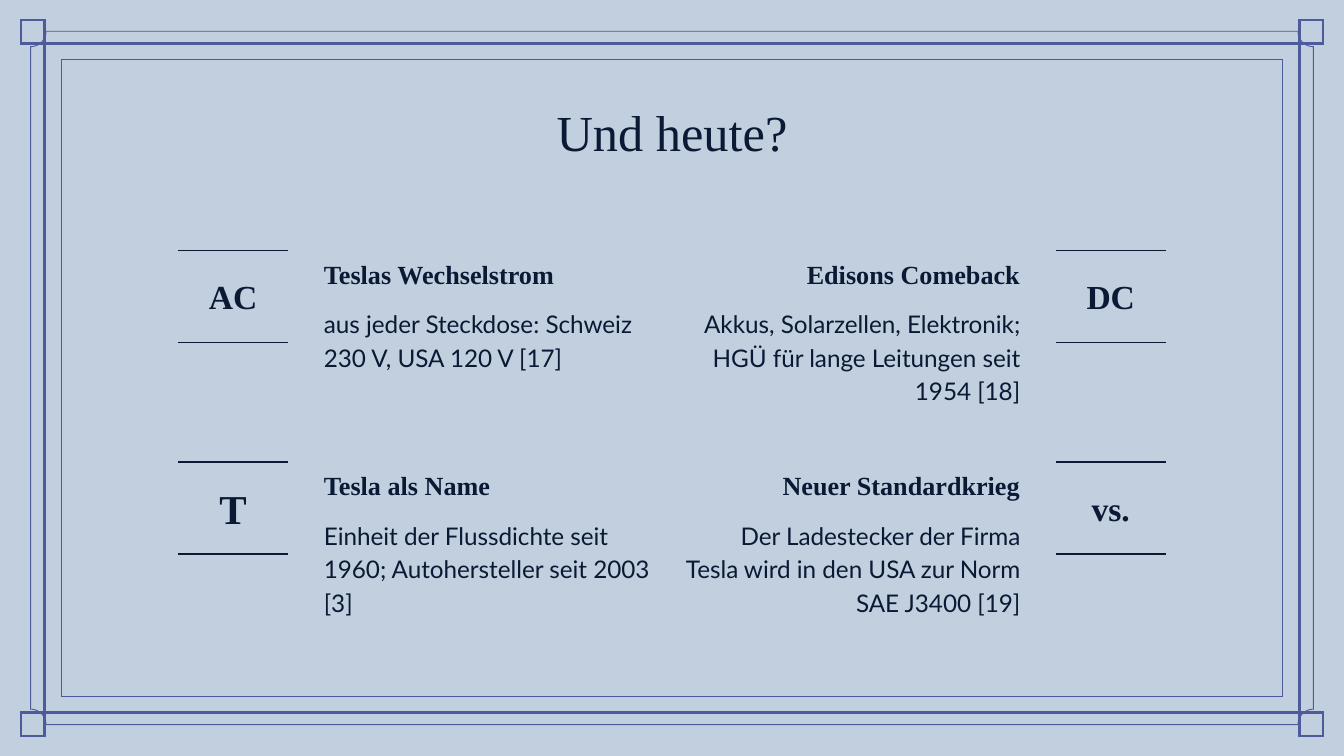
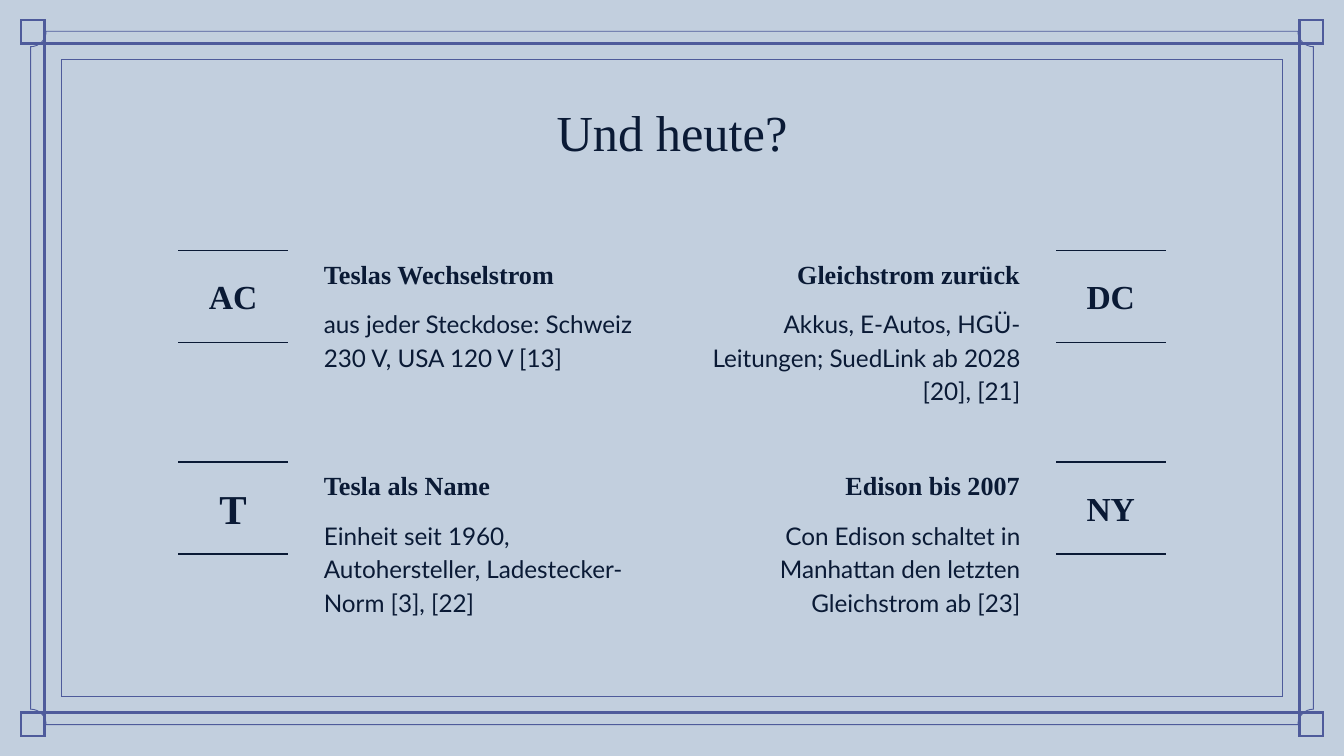
Before and after one commit to simonbruder-hub/Edison_vs_Westinghouse, a slide deck: slide 15 of abgabe/Praesentation_Stromkrieg_Bruder.pptx. Drawn at 1344x756 pixels with LibreOffice and Linux fonts; fonts in the diff are those of the drawing; background and template pictures are left out. Boxes give left, top, right and bottom in pixels: in the first picture for what was removed or moved away, otherwise in the second. Text is boxed around its words. In the diff, an @@ line names an element or a change of style, - is before the commit and + after.

```diff
--- a/abgabe/Praesentation_Stromkrieg_Bruder.pptx
+++ b/abgabe/Praesentation_Stromkrieg_Bruder.pptx
@@ subtitle at [797,266,1019,285]: text changed @@
-Edisons Comeback
+Gleichstrom zurück
@@ subtitle at [324,315,632,371]: text changed @@
-aus jeder Steckdose: Schweiz 230 V, USA 120 V [17]
+aus jeder Steckdose: Schweiz 230 V, USA 120 V [13]
@@ subtitle at [713,312,1020,404]: text changed @@
-Akkus, Solarzellen, Elektronik; HGÜ für lange Leitungen seit 1954 [18]
+Akkus, E-Autos, HGÜ-Leitungen; SuedLink ab 2028 [20], [21]
@@ subtitle at [845,477,1019,496]: text changed @@
-Neuer Standardkrieg
+Edison bis 2007
@@ text at [1087,499,1135,521]: text changed @@
-vs.
+NY
@@ subtitle at [324,527,622,616]: text changed @@
-Einheit der Flussdichte seit 1960; Autohersteller seit 2003 [3]
+Einheit seit 1960, Autohersteller, Ladestecker-Norm [3], [22]
@@ subtitle at [780,527,1020,616]: text changed @@
-Der Ladestecker der Firma Tesla wird in den USA zur Norm SAE J3400 [19]
+Con Edison schaltet in Manhattan den letzten Gleichstrom ab [23]
```
Also in this commit, not shown: 16 other slides changed, 3 slides added, 2 slides removed, 16 other files.
